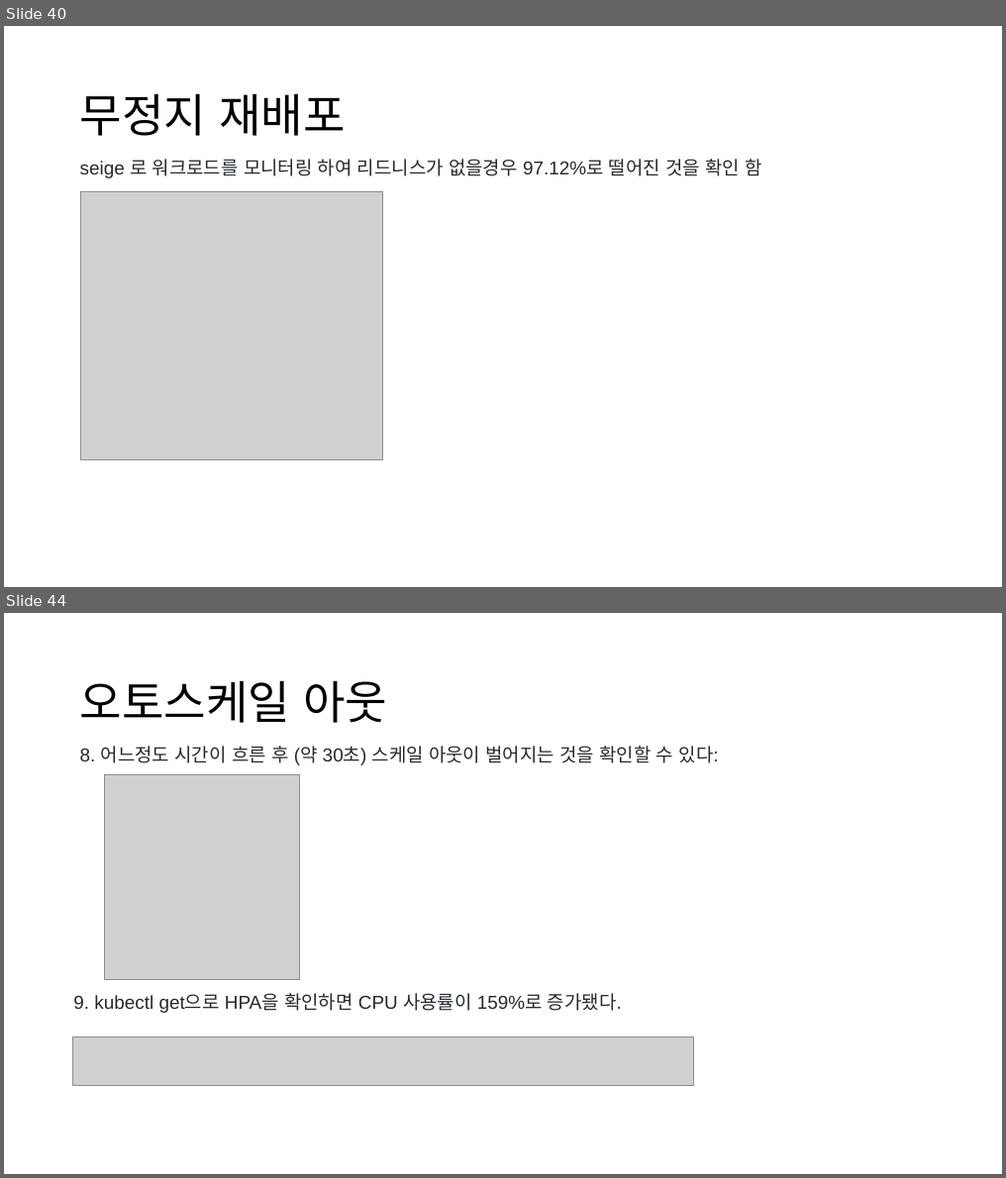
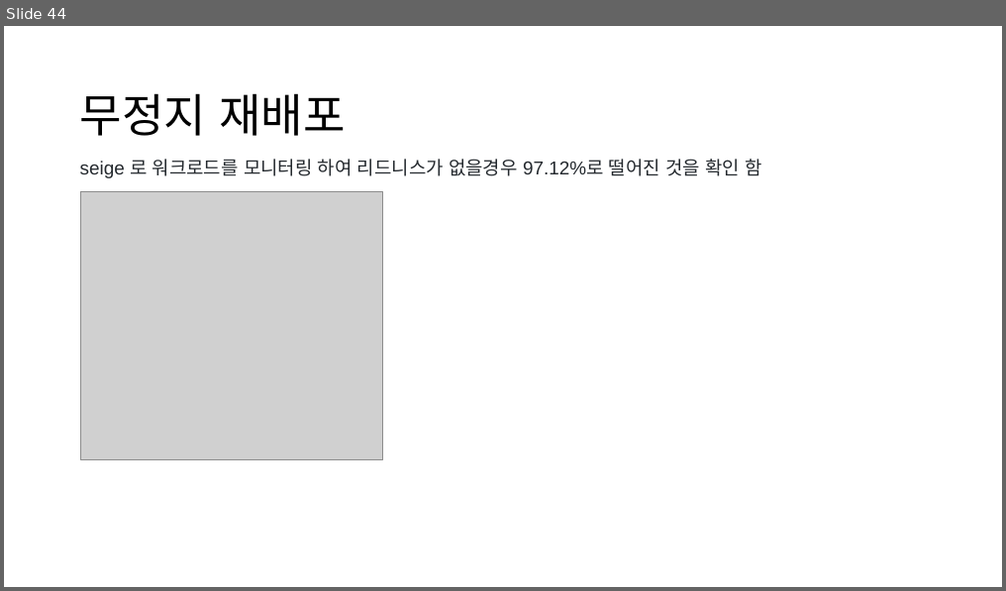
Before and after one commit to eoboon/DCNA-AWS, a slide deck: hTaxi_v0.2.pptx. Shown one above the other, each under a label of ours: slides 40 and 44 before the commit, slide 44 after it; the slides between them are not shown. The pictures are 1006x1178 and 1006x591 pixels, drawn with LibreOffice and Linux fonts; fonts in the diff are those of the drawing; grey boxes stand for pictures. Boxes give left, top, right and bottom in pixels: in the first picture for what was removed or moved away, otherwise in the second. Text is boxed around its words. In the diff, an @@ line names an element or a change of style, - is before the commit and + after.

```diff
--- a/hTaxi_v0.2.pptx
+++ b/hTaxi_v0.2.pptx
@@ slide 44 removed at bbox=[4, 613, 1002, 1174], background #FFFFFF @@
@@ title removed at bbox=[80, 680, 387, 723] @@
-오토스케일 아웃
@@ text removed at bbox=[80, 746, 719, 765] @@
-8. 어느정도 시간이 흐른 후 (약 30초) 스케일 아웃이 벌어지는 것을 확인할 수 있다:
@@ picture removed at bbox=[104, 774, 299, 980] @@
@@ text removed at bbox=[73, 993, 622, 1013] @@
-9. kubectl get으로 HPA을 확인하면 CPU 사용률이 159%로 증가됐다.
@@ picture removed at bbox=[73, 1037, 693, 1086] @@
@@ what was slide 40 is now slide 44 @@
```
Also in this commit, not shown: 8 slides changed, 2 slides added, 3 other slides removed, 3 other files.
